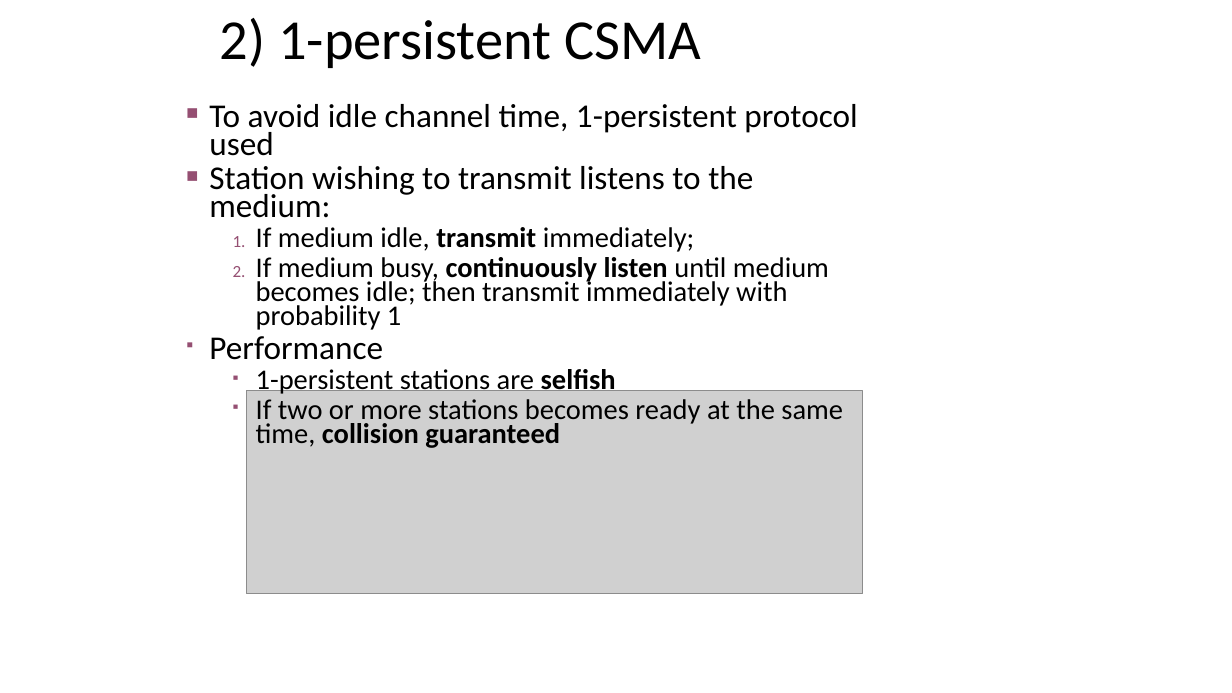
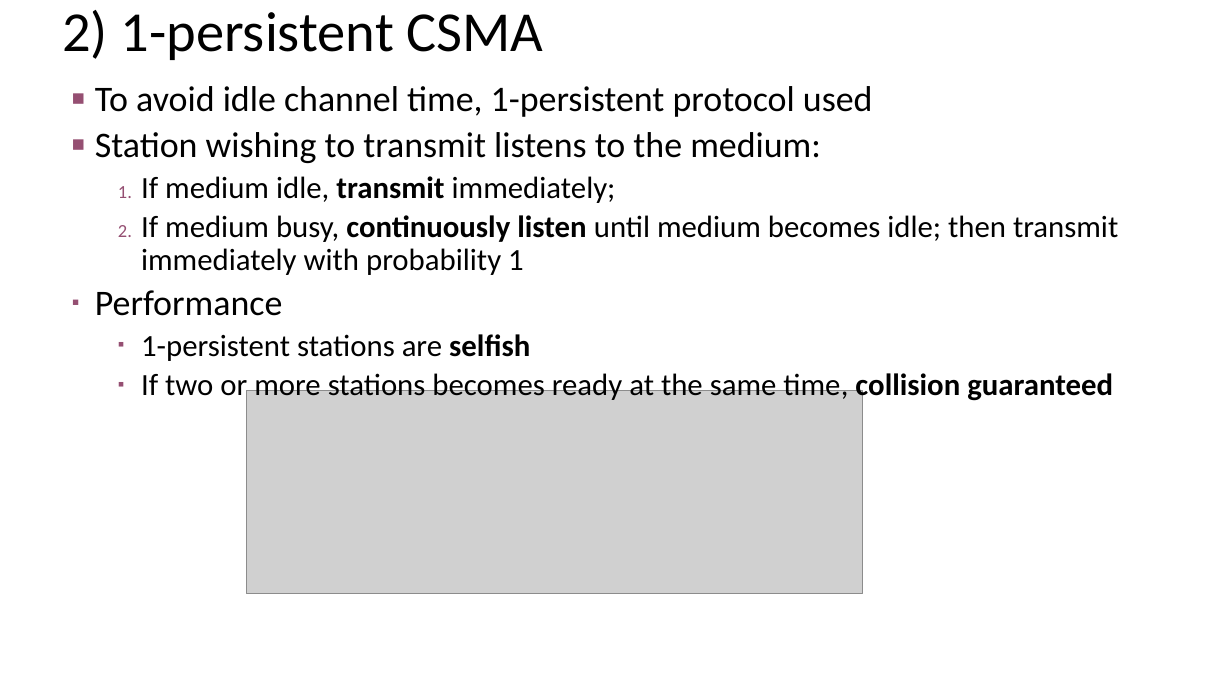
Before and after one commit to amelcharolinesgn2/DataNetCommunication, a slide deck: slide 24 of 6_8Network Communication_Multiple Access Control (MAC) Protocols.pptx. Drawn at 1232x693 pixels with LibreOffice and Linux fonts; fonts in the diff are those of the drawing; grey boxes stand for pictures. Boxes give left, top, right and bottom in pixels: in the first picture for what was removed or moved away, otherwise in the second. Text is boxed around its words. In the diff, an @@ line names an element or a change of style, - is before the commit and + after.

```diff
--- a/6_8Network Communication_Multiple Access Control (MAC) Protocols.pptx
+++ b/6_8Network Communication_Multiple Access Control (MAC) Protocols.pptx
@@ title "2) 1-persistent CSMA": place and size @@
-title "2) 1-persistent CSMA" at (220,18,701,68)
+title "2) 1-persistent CSMA" at (62,10,544,60)
@@ text "To avoid idle channel time, ...": place and size @@
-text "To avoid idle channel time, ..." at (209,104,857,448)
+text "To avoid idle channel time, ..." at (95,86,1118,403)
@@ text "To avoid idle channel time, ..." at (95,86,1118,403): size 25.9 to 28 pt in "To avoid idle channel time, 1-persistent protocol ...", "Station wishing to transmit listens to the ...", "Performance"; size 22.2 to 24 pt in "If medium idle, transmit immediately;", "If medium busy, continuously listen until medium ...", "1-persistent stations are selfish", "If two or more stations becomes ready ..."; line spacing 0.7 to 0.9 @@
```
Also in this commit, not shown: 31 other slides changed, 3 other files.
